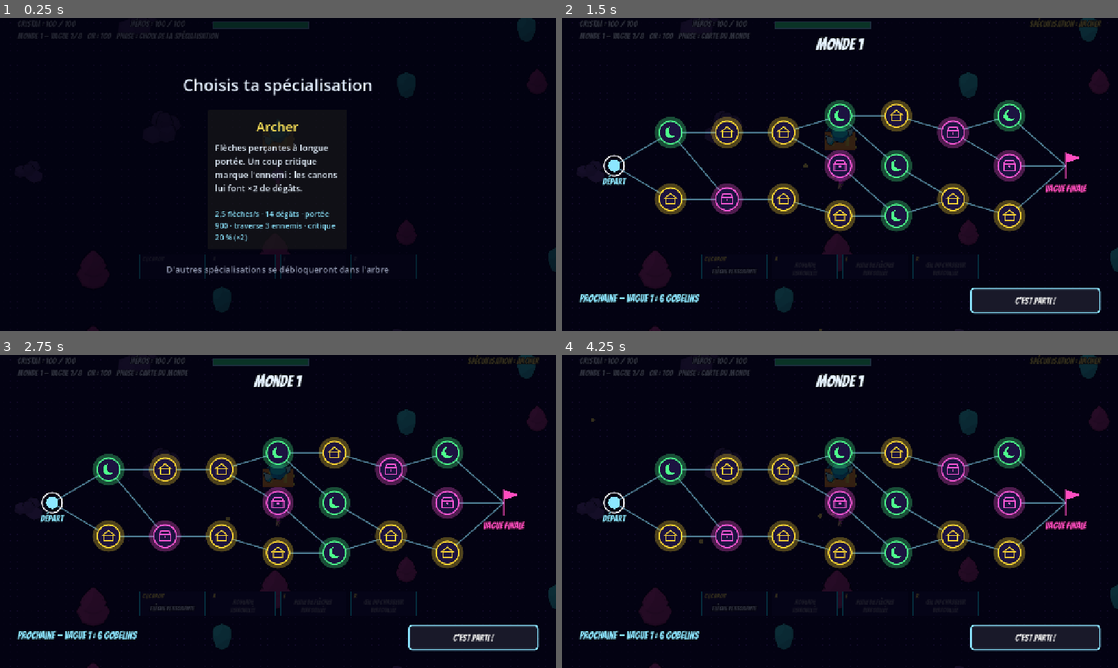
Above: before the commit, frames 1-4 (two rows, left to right).
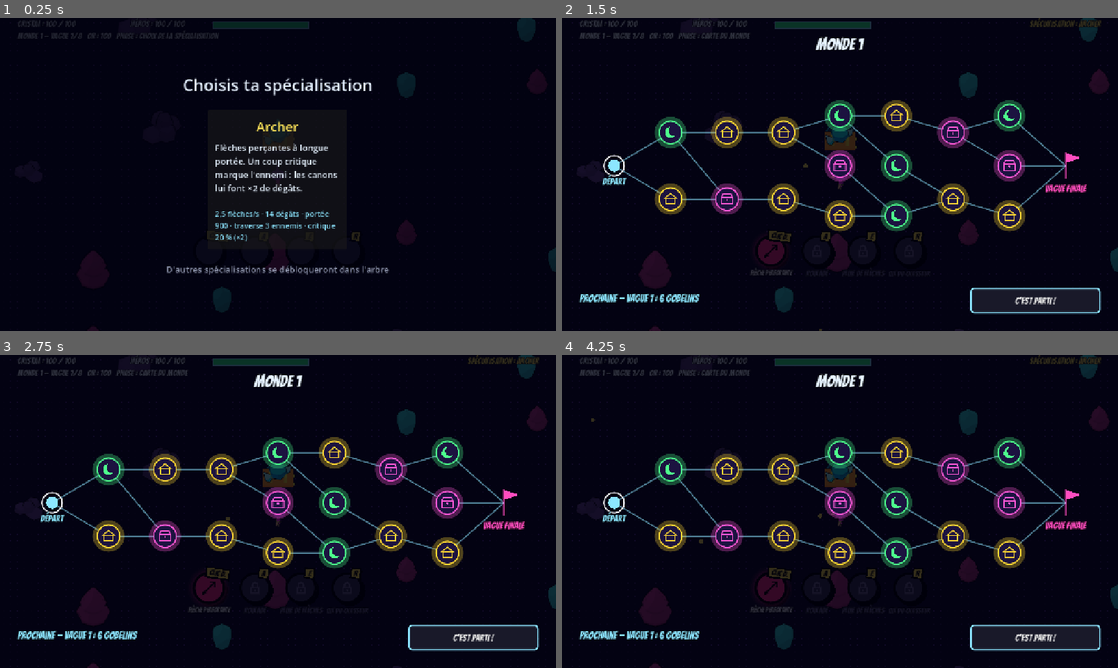
Above: after the commit, the same moments.

Repository: keutarcrash-sudo/first-game
Game: Godot game, scene res://src/game/main.tscn
The game is run twice, just before and just after one commit, with the same random seed, the same clock (stepped at 60 frames per second) and the same inputs.
Inputs (mouse positions are in pixels of both pictures, inside the frame that each line leads up to):
- Up to frame 1 (0.25 s): no input
- Up to frame 2 (1.5 s): click (840, 180) at 0.5 s; click (673, 133) at 1.27 s
- Up to frame 3 (2.75 s): click (111, 536) at 2.02 s
- Up to frame 4 (4.25 s): click (728, 470) at 2.77 s; click (728, 536) at 3.52 s

The runs differ from the first frame. In frame 1, 0.1% of the frame differs, in the area x 25-75%, y 68-84%; in frame 2, 0.9%; in frame 3, 0.9%; in frame 4, 0.9%.

Commit message:
feat: barre de compétences en badges pop
Pastilles colorées par rôle avec ombre, halo, contour noir, icônes en
traits épais (AbilityIcons, 12 compétences + cadenas), horloge de
recharge, étiquette de touche penchée et nom en Bangers réduit s'il est
trop large. Respiration quand prête, pop et flash à la fin d'une
recharge en combat. AbilityCaster enregistre la recharge réelle au
lancer (cooldown_total) ; main charge ability_bar.json et la caméra lit
AbilityBar.bottom_band_height(style).

Story: barre de compétences — Task 2

Co-Authored-By: Claude Opus 5.5 <noreply@anthropic.com>
Claude-Session: https://claude.ai/code/session_01UVM1eXdfi8dYgM4xtfgzQe

Diff:
--- a/src/abilities/ability_caster.gd
+++ b/src/abilities/ability_caster.gd
@@ -40,6 +40,7 @@
 var _rules: ProcRules
 var _abilities: Dictionary = {}  # { slot: AbilityDef }
 var _cooldowns: Dictionary = {}  # { slot: seconds left }
+var _cooldown_totals: Dictionary = {}  # { slot: full cooldown (cards included) set at the last cast }
 var _unlocked: Dictionary = {}  # { slot: true } for the slots that can be cast
 var _wet_dash_radius := 0.0  # > 0 while a dash_wet jump is in progress.
 var _wet_dash_done: Dictionary = {}  # { enemy instance id: true } already soaked by this jump
@@ -71,6 +72,7 @@
 func equip(abilities: Dictionary) -> void:
 	_abilities = abilities
 	_cooldowns.clear()
+	_cooldown_totals.clear()
 	_unlocked.clear()
 	for slot: StringName in abilities:
 		_cooldowns[slot] = 0.0
@@ -108,6 +110,17 @@
 ## Seconds left before the ability in [param slot] can be cast again (0 when ready or absent).
 func cooldown_left(slot: StringName) -> float:
 	return float(_cooldowns.get(slot, 0.0))
+
+
+## Full cooldown of [param slot] as set at its last cast (cards included), so a clock
+## can start full; 0 when it was never cast since [method equip].
+func cooldown_total(slot: StringName) -> float:
+	return float(_cooldown_totals.get(slot, 0.0))
+
+
+## True while the game is in COMBAT, the only phase where cooldowns run.
+func is_in_combat() -> bool:
+	return _state != null and _state.phase == GameState.Phase.COMBAT
 
 
 ## Leaving COMBAT cancels a jump in progress and its pending effects (flame trail, soaking).
--- a/src/game/main.gd
+++ b/src/game/main.gd
@@ -33,6 +33,7 @@
 const IMPACT_PATH := "res://assets/data/impact.json"
 const WORLD_MAP_PATH := "res://assets/data/world_map.json"
 const ITEMS_PATH := "res://assets/data/items.json"
+const ABILITY_BAR_PATH := "res://assets/data/ability_bar.json"
 ## Banner shown when a world's final wave is announced (étape 5a, spec §5).
 const FINAL_WAVE_BANNER := "VAGUE FINALE !"
 ## Banner shown when a new world starts, with its number (étape 5a, spec §5).
@@ -104,6 +105,7 @@
 	_skill_tree = null if _catalog == null else SkillTree.load_from_file(SKILL_TREE_PATH, _catalog, _specs)
 	_visuals = VisualStats.load_from_file(VISUALS_PATH)
 	var impact_stats: ImpactStats = ImpactStats.load_from_file(IMPACT_PATH)
+	var bar_style: AbilityBarStyle = AbilityBarStyle.load_from_file(ABILITY_BAR_PATH)
 	_map_generator = WorldMapGenerator.load_from_file(WORLD_MAP_PATH)
 	_item_catalog = null if _catalog == null else ItemCatalog.load_from_file(ITEMS_PATH, _rarities, _specs, rules, _ability_catalog)
 	var default_sheet: SpriteSheet = null if _visuals == null else _sheet_for(_visuals.hero_sheet("default"))
@@ -119,7 +121,7 @@
 	var cannon_sheet: SpriteSheet = null if _visuals == null else _sheet_for(_visuals.cannon_sheet)
 	var frost_sheet: SpriteSheet = null if _visuals == null else _sheet_for(_visuals.frost_sheet)
 	var crystal_sheet: SpriteSheet = null if _visuals == null else _sheet_for(_visuals.crystal_sheet)
-	if _item_catalog == null or default_sheet == null or enemy_ …(73 unchanged characters)… heet == null or impact_stats == null or _map_generator == null or _skill_tree == …(124 unchanged characters)…
+	if _item_catalog == null or default_sheet == null or enemy_ …(73 unchanged characters)… heet == null or impact_stats == null or bar_style == null or _map_generator == null or _skill_tree == …(124 unchanged characters)…
 		_hero.queue_free()
 		_crystal.queue_free()
 		_placer.queue_free()
@@ -198,7 +200,7 @@
 		_decor.setup(decor_stats, _field_rect, _crystal.global_position, _rng)
 	_camera = GameCamera.new()
 	add_child(_camera)
-	_camera.setup(_hero, _crystal, _field_rect, _state, AbilityBar.bottom_band_height())
+	_camera.setup(_hero, _crystal, _field_rect, _state, AbilityBar.bottom_band_height(bar_style))
 	_impact = ImpactFeedback.new()
 	add_child(_impact)
 	_impact.setup(impact_stats, _camera, _state)
@@ -236,7 +238,7 @@
 	add_child(_caster)
 	_caster.set_impact(_impact)
 	_caster.setup(_state, _hero, _enemies, _bullets, _field_rect, modifiers, rules)
-	_hud.bind_abilities(_caster)
+	_hud.bind_abilities(_caster, bar_style)
 	_death_screen = DeathScreen.new()
 	add_child(_death_screen)
 	_death_screen.setup(_skill_tree)
--- a/src/ui/ability_bar.gd
+++ b/src/ui/ability_bar.gd
@@ -1,39 +1,51 @@
-## The four ability boxes (étape 3a): key, ability name, and during a cooldown a
-## dark veil with the seconds left (rounded up). A box without ability shows "—".
-## Display only: reads an [AbilityCaster], never changes it.
+## The four ability discs ("badges pop"): per slot, back to front, an offset shadow,
+## a glow, the role-coloured disc with a black outline, the ability icon, the dark
+## cooldown clock with the seconds left, a tilted yellow key tag and the name below.
+## Locked: grey disc, lock and grey name. Ready: slow breathing. A cooldown that ends
+## during COMBAT pops with a white flash. Display only: reads an [AbilityCaster].
 class_name AbilityBar
 extends Control
 
 const SLOTS: Array[StringName] = [&"primary", &"a", &"e", &"r"]
-const KEY_LABELS := {&"primary": "Clic droit", &"a": "A", &"e": "E", &"r": "R"}
-const BOX_SIZE := Vector2(150.0, 56.0)
-const BOX_SPACING := 12.0
-const BOTTOM_MARGIN := 120.0  # Just above the tower buttons.
-## Gap kept between the top of the bar and anything that must stay visible above it.
-const BAND_MARGIN := 8.0
-const KEY_FONT_SIZE := 14
-const NAME_FONT_SIZE := 16
-const COOLDOWN_FONT_SIZE := 26
-const BOX_COLOR := Color("#1c1340")
-const BORDER_COLOR := Color("#19e3ff")
-const VEIL_COLOR := Color(0.0, 0.0, 0.0, 0.65)
-const TEXT_COLOR := Color(0.9, 0.95, 1.0)
-const EMPTY_COLOR := Color(0.5, 0.5, 0.55)
-const KEY_COLOR := Color(1.0, 0.9, 0.35)
+## Icon side as a share of the disc diameter (46 / 84 in the mockup).
+const ICON_RATIO := 0.55
+## Icon stroke as a share of the icon side.
+const ICON_STROKE_RATIO := 0.085
+const ARC_POINTS := 48
+const GLOW_RINGS := 3
+const GLOW_RING_STEP := 4.0  # Pixels between two glow rings.
+const CLOCK_COLOR := Color(0.04, 0.016, 0.12, 0.82)
+const FLASH_ALPHA := 0.85
+const INK_COLOR := Color(0.96, 0.96, 1.0)
+const LOCKED_INK_COLOR := Color("#6d6690")
+const KEY_TAG_COLOR := Color("#ffe14d")
+const KEY_TAG_ANGLE := 8.0  # Degrees, clockwise.
+const KEY_TAG_PADDING := Vector2(7.0, 2.0)
+const KEY_TAG_BORDER := 3.0
+const KEY_TAG_SHADOW := Vector2(3.0, 3.0)
+## Share of the key tag height that rises above the top of the disc (< 0.5, see plan).
+const KEY_TAG_RISE := 0.4
 
 var _caster: AbilityCaster
-
-
-## Binds the bar to [param caster] and keeps it up to date.
-func setup(caster: AbilityCaster) -> void:
+var _style: AbilityBarStyle
+var _time := 0.0  # Seconds since setup, drives the breathing.
+var _last_left: Dictionary = {}  # { slot: cooldown left seen on the previous frame }
+var _pop_start: Dictionary = {}  # { slot: _time when its cooldown ended in COMBAT }
+
+
+## Binds the bar to [param caster], drawn with [param style], and keeps it up to date.
+func setup(caster: AbilityCaster, style: AbilityBarStyle) -> void:
 	_caster = caster
+	_style = style
 	caster.cooldowns_changed.connect(queue_redraw)
-	var total_width: float = BOX_SIZE.x * SLOTS.size() + BOX_SPACING * (SLOTS.size() - 1)
+	for slot: StringName in SLOTS:
+		_last_left[slot] = caster.cooldown_left(slot)
+	var total_width: float = style.disc_diameter * SLOTS.size() + style.spacing * (SLOTS.size() - 1)
 	set_anchors_preset(Control.PRESET_CENTER_BOTTOM)
 	offset_left = -total_width * 0.5
 	offset_right = total_width * 0.5
-	offset_top = -(BOTTOM_MARGIN + BOX_SIZE.y)
-	offset_bottom = -BOTTOM_MARGIN
+	offset_bottom = -style.bottom_margin
+	offset_top = -(style.bottom_band_height() - style.band_margin)
 	mouse_filter = Control.MOUSE_FILTER_IGNORE
 	queue_redraw()
 
@@ -41,42 +53,148 @@
 ## Height in screen pixels of the bottom HUD band (tower buttons, this bar and a
 ## small margin): what lies below it on screen is hidden. The one source of this
 ## value; [GameCamera] keeps the crystal above it.
-static func bottom_band_height() -> float:
-	return BOTTOM_MARGIN + BOX_SIZE.y + BAND_MARGIN
-
-
-func _process(_delta: float) -> void:
-	# Smooth veil while a cooldown runs.
-	if _caster == null:
-		return
+static func bottom_band_height(style: AbilityBarStyle) -> float:
+	return style.bottom_band_height()
+
+
+func _process(delta: float) -> void:
+	if _caster == null or _style == null:
+		return
+	_time += delta
+	var in_combat: bool = _caster.is_in_combat()
+	var animated := false
 	for slot: StringName in SLOTS:
-		if _caster.cooldown_left(slot) > 0.0:
-			queue_redraw()
-			return
+		var left: float = _caster.cooldown_left(slot)
+		var before: float = float(_last_left.get(slot, 0.0))
+		_last_left[slot] = left
+		# Pop only when a running cooldown reaches 0 in COMBAT: an unlock, a new
+		# specialization or a phase change never pops.
+		if in_combat and before > 0.0 and left <= 0.0 and _caster.is_unlocked(slot):
+			_pop_start[slot] = _time
+		if _caster.ability(slot) != null and _caster.is_unlocked(slot):
+			animated = true  # Breathing, clock or pop: all move every frame.
+	if animated:
+		queue_redraw()
 
 
 func _draw() -> void:
-	if _caster == null:
-		return
-	var font: Font = NeonFonts.title()
-	var number_font: Font = NeonFonts.numbers()
+	if _caster == null or _style == null:
+		return
+	var title_font: Font = _font_or_fallback(NeonFonts.title())
+	var number_font: Font = _font_or_fallback(NeonFonts.numbers())
+	var radius: float = _style.disc_diameter * 0.5
 	for i: int in SLOTS.size():
 		var slot: StringName = SLOTS[i]
-		var box := Rect2(Vector2(i * (BOX_SIZE.x + BOX_SPACING), 0.0), BOX_SIZE)
-		draw_rect(box, BOX_COLOR)
-		draw_rect(box, BORDER_COLOR, false, 2.0)
+		var center := Vector2(radius + i * (_style.disc_diameter + _style.spacing), radius)
 		var def: AbilityDef = _caster.ability(slot)
-		draw_string(font, box.position + Vector2(6.0, 16.0), KEY_LABELS[slot], HORIZONTAL_ALIGNMENT_LEFT, BOX_SIZE.x - 12.0, KEY_FONT_SIZE, KEY_COLOR if def != null else EMPTY_COLOR)
-		if def == null:
-			draw_string(font, box.position + Vector2(0.0, 42.0), "—", HORIZONTAL_ALIGNMENT_CENTER, BOX_SIZE.x, NAME_FONT_SIZE, EMPTY_COLOR)
-			continue
-		if not _caster.is_unlocked(slot):
-			draw_string(font, box.position + Vector2(0.0, 30.0), def.display_name, HORIZONTAL_ALIGNMENT_CENTER, BOX_SIZE.x, NAME_FONT_SIZE, EMPTY_COLOR)
-			draw_string(font, box.position + Vector2(0.0, 48.0), "verrouillée", HORIZONTAL_ALIGNMENT_CENTER, BOX_SIZE.x, KEY_FONT_SIZE, EMPTY_COLOR)
-			continue
-		draw_string_outline(font, box.position + Vector2(0.0, 44.0), def.display_name, HORIZONTAL_ALIGNMENT_CENTER, BOX_SIZE.x, NAME_FONT_SIZE, NeonFonts.OUTLINE_SIZE, Color.BLACK)
-		draw_string(font, box.position + Vector2(0.0, 44.0), def.display_name, HORIZONTAL_ALIGNMENT_CENTER, BOX_SIZE.x, NAME_FONT_SIZE, TEXT_COLOR)
+		var unlocked: bool = def != null and _caster.is_unlocked(slot)
+		draw_set_transform(center, 0.0, Vector2.ONE * _disc_scale(slot, unlocked))
+		_draw_disc(slot, def, unlocked, radius, number_font)
+		draw_set_transform(Vector2.ZERO, 0.0, Vector2.ONE)
+		_draw_key_tag(slot, center, radius, title_font)
+		_draw_name(def, unlocked, center, title_font)
+
+
+## Breathing while ready, pop right after a cooldown ends (no breathing meanwhile), else 1.
+func _disc_scale(slot: StringName, unlocked: bool) -> float:
+	if not unlocked:
+		return 1.0
+	if _pop_start.has(slot):
+		var since: float = _time - float(_pop_start[slot])
+		if since < _style.pop_duration:
+			return _style.pop_scale(since)
+		_pop_start.erase(slot)
+	if _caster.cooldown_left(slot) > 0.0:
+		return 1.0
+	return _style.breath_scale(_time)
+
+
+## Layers 1 to 5 around the origin (the transform places and scales the disc).
+func _draw_disc(slot: StringName, def: AbilityDef, unlocked: bool, radius: float, number_font: Font) -> void:
+	var color: Color = _style.color_of(slot) if unlocked else _style.locked_color
+	draw_circle(_style.shadow_offset, radius, Color.BLACK)
+	if unlocked:
+		for k: int in GLOW_RINGS:
+			var alpha: float = _style.glow_alpha * float(GLOW_RINGS - k) / float(GLOW_RINGS + 1)
+			draw_circle(Vector2.ZERO, radius + GLOW_RING_STEP * (k + 1), Color(color, alpha * 0.5))
+	draw_circle(Vector2.ZERO, radius, color)
+	var icon_size: float = _style.disc_diameter * ICON_RATIO
+	var stroke: float = icon_size * ICON_STROKE_RATIO
+	if def == null:
+		pass  # No ability in this slot: plain grey disc.
+	elif unlocked:
+		AbilityIcons.draw_icon(self, def.id, Vector2.ZERO, icon_size, Color.BLACK, stroke)
+	else:
+		AbilityIcons.draw_lock(self, Vector2.ZERO, icon_size, LOCKED_INK_COLOR, stroke)
+	var inner: float = radius - _style.outline_px
+	if unlocked:
 		var left: float = _caster.cooldown_left(slot)
 		if left > 0.0:
-			draw_rect(box, VEIL_COLOR)
-			draw_string(number_font, box.position + Vector2(0.0, 38.0), str(ceili(left)), HORIZONTAL_ALIGNMENT_CENTER, BOX_SIZE.x, COOLDOWN_FONT_SIZE, TEXT_COLOR)
+			_draw_clock(AbilityBarStyle.cooldown_fraction(left, _caster.cooldown_total(slot)), inner)
+			_draw_centered_text(number_font, str(ceili(left)), Vector2.ZERO, _style.cooldown_font_size, INK_COLOR)
+		if _pop_start.has(slot):
+			var flash: float = _style.pop_flash(_time - float(_pop_start[slot]))
+			if flash > 0.0:
+				draw_circle(Vector2.ZERO, inner, Color(1.0, 1.0, 1.0, flash * FLASH_ALPHA))
+	draw_arc(Vector2.ZERO, radius - _style.outline_px * 0.5, 0.0, TAU, ARC_POINTS, Color.BLACK, _style.outline_px, true)
+
+
+## Dark sector covering [param fraction] of the disc, from noon, clockwise.
+func _draw_clock(fraction: float, radius: float) -> void:
+	if fraction <= 0.0:
+		return
+	if fraction >= 1.0:
+		draw_circle(Vector2.ZERO, radius, CLOCK_COLOR)
+		return
+	var steps: int = maxi(2, ceili(ARC_POINTS * fraction))
+	var points := PackedVector2Array([Vector2.ZERO])
+	for i: int in steps + 1:
+		# Screen y points down, so a growing angle turns clockwise; -PI/2 is noon.
+		var angle: float = -PI * 0.5 + TAU * fraction * float(i) / float(steps)
+		points.append(Vector2(cos(angle), sin(angle)) * radius)
+	draw_colored_polygon(points, CLOCK_COLOR)
+
+
+## Layer 6: yellow tag with the key, tilted, at the top right of the disc.
+func _draw_key_tag(slot: StringName, center: Vector2, radius: float, font: Font) -> void:
+	var text: String = str(_style.key_labels.get(slot, ""))
+	var font_size: int = _style.key_font_size
+	var tag_size := Vector2(font.get_string_size(text, HORIZONTAL_ALIGNMENT_LEFT, -1, font_size).x, float(font_size)) + KEY_TAG_PADDING * 2.0
+	var right_limit: float = center.x + radius + _style.spacing * 0.4
+	var tag_center := Vector2(minf(center.x + radius * 0.55, right_limit - tag_size.x * 0.5), center.y - radius + tag_size.y * (0.5 - KEY_TAG_RISE))
+	var rect := Rect2(-tag_size * 0.5, tag_size)
+	draw_set_transform(tag_center, deg_to_rad(KEY_TAG_ANGLE), Vector2.ONE)
+	draw_rect(Rect2(rect.position + KEY_TAG_SHADOW, rect.size), Color.BLACK)
+	draw_rect(rect, KEY_TAG_COLOR)
+	draw_rect(rect, Color.BLACK, false, KEY_TAG_BORDER)
+	_draw_centered_text(font, text, Vector2.ZERO, font_size, Color.BLACK, 0)
+	draw_set_transform(Vector2.ZERO, 0.0, Vector2.ONE)
+
+
+## Layer 7: the name under the disc, Bangers with a black outline, shrunk to fit its slot.
+func _draw_name(def: AbilityDef, unlocked: bool, center: Vector2, font: Font) -> void:
+	var text: String = "—" if def == null else def.display_name
+	var outline: int = roundi(_style.outline_px)
+	var room: float = _style.disc_diameter + _style.spacing - outline
+	var font_size: int = _style.name_font_size
+	var width: float = font.get_string_size(text, HORIZONTAL_ALIGNMENT_LEFT, -1, font_size).x
+	if width > room:
+		font_size = maxi(1, floori(font_size * room / width))
+	var baseline := Vector2(center.x - room * 0.5, _style.disc_diameter + _style.name_gap + font.get_ascent(font_size))
+	var color: Color = INK_COLOR if unlocked else LOCKED_INK_COLOR
+	draw_string_outline(font, baseline, text, HORIZONTAL_ALIGNMENT_CENTER, room, font_size, outline, Color.BLACK)
+	draw_string(font, baseline, text, HORIZONTAL_ALIGNMENT_CENTER, room, font_size, color)
+
+
+## [param text] centred on [param at], with a black outline when [param outline] > 0.
+func _draw_centered_text(font: Font, text: String, at: Vector2, font_size: int, color: Color, outline: int = -1) -> void:
+	var text_size: Vector2 = font.get_string_size(text, HORIZONTAL_ALIGNMENT_LEFT, -1, font_size)
+	var pos := Vector2(at.x - text_size.x * 0.5, at.y + (font.get_ascent(font_size) - font.get_descent(font_size)) * 0.5)
+	var outline_size: int = NeonFonts.OUTLINE_SIZE if outline < 0 else outline
+	if outline_size > 0:
+		draw_string_outline(font, pos, text, HORIZONTAL_ALIGNMENT_LEFT, -1, font_size, outline_size, Color.BLACK)
+	draw_string(font, pos, text, HORIZONTAL_ALIGNMENT_LEFT, -1, font_size, color)
+
+
+func _font_or_fallback(font: Font) -> Font:
+	return font if font != null else ThemeDB.fallback_font
--- /dev/null
+++ b/src/ui/ability_icons.gd
@@ -0,0 +1,175 @@
+## Line icons of the 12 abilities and the lock, drawn with thick round-ended strokes
+## on any [CanvasItem] during its draw. Shapes are laid out in a 48 x 48 box (as in the
+## approved mockup) and scaled to [code]size[/code]. An unknown id draws a "?".
+class_name AbilityIcons
+extends RefCounted
+
+## Draws the icon of [param ability_id] centred on [param center], [param size] pixels
+## wide, in [param color] with strokes [param width] pixels thick.
+static func draw_icon(canvas: CanvasItem, ability_id: String, center: Vector2, size: float, color: Color, width: float) -> void:
+	var pen := _Pen.new(canvas, center, size, color, width)
+	match ability_id:
+		"fleche_perforante":
+			pen.poly([8, 40, 40, 8])
+			pen.poly([28, 8, 40, 8, 40, 20])
+			pen.poly([8, 40, 14, 38, 10, 34], true)
+		"roulade":
+			pen.arc(24, 24, 13, 0.0, TAU)
+			pen.poly([33, 19, 37, 24, 41, 19])
+		"pluie_de_fleches":
+			for x: float in [12.0, 24.0, 36.0]:
+				pen.poly([x, 6 if x == 24.0 else 8, x, 24])
+				pen.poly([x - 4, 30, x, 40, x + 4, 30])
+		"oeil_du_chasseur":
+			pen.curve(6, 24, 24, 6, 42, 24)
+			pen.curve(6, 24, 24, 42, 42, 24)
+			pen.arc(24, 24, 6, 0.0, TAU)
+			pen.dot(24, 24, 2.5)
+			pen.poly([24, 3, 24, 9])
+			pen.poly([24, 39, 24, 45])
+		"boule_de_feu":
+			pen.arc(24, 30, 10, 0.0, TAU)
+			pen.poly([15, 25, 13, 10, 20, 17, 24, 4, 28, 17, 35, 10, 33, 25])
+		"bond_enflamme":
+			pen.curve(8, 36, 22, 2, 38, 30)
+			pen.poly([31, 29, 38, 31, 40, 24])
+			pen.poly([10, 44, 8, 38, 12, 40, 15, 33, 18, 40, 22, 37, 20, 44], true)
+		"mur_de_feu":
+			pen.poly([4, 42, 44, 42])
+			for x: float in [6.0, 18.0, 30.0]:
+				pen.poly([x, 42, x - 1, 32, x + 3, 35, x + 6, 22, x + 9, 33, x + 12, 29, x + 12, 42])
+		"meteore":
+			pen.arc(19, 29, 9, 0.0, TAU)
+			pen.poly([26, 21, 38, 8])
+			pen.poly([29, 26, 42, 17])
+			pen.poly([21, 19, 30, 6])
+			pen.poly([4, 44, 34, 44])
+		"vague":
+			pen.curve(8, 34, 16, 14, 30, 15)
+			pen.arc(30, 22, 7, deg_to_rad(-90.0), deg_to_rad(140.0))
+			pen.sine(40, 3, 4, 44, 2)
+		"glissade":
+			pen.drop(33, 12, 30, 8)
+			pen.poly([6, 18, 20, 18])
+			pen.poly([4, 28, 18, 28])
+			pen.poly([8, 38, 22, 38])
+		"flaque":
+			pen.drop(24, 4, 18, 6)
+			pen.ellipse(24, 36, 18, 7)
+			pen.ellipse(24, 36, 8, 3)
+		"raz_de_maree":
+			pen.curve(4, 34, 8, 2, 32, 5)
+			pen.arc(32, 13, 8, deg_to_rad(-90.0), deg_to_rad(140.0))
+			pen.sine(37, 3, 2, 46, 3)
+			pen.sine(44, 2, 2, 46, 3)
+		_:
+			_question(pen)
+
+
+## Draws the lock (same parameters as [method draw_icon]).
+static func draw_lock(canvas: CanvasItem, center: Vector2, size: float, color: Color, width: float) -> void:
+	var pen := _Pen.new(canvas, center, size, color, width)
+	pen.poly([13, 22, 35, 22, 35, 39, 13, 39], true)
+	pen.poly([17, 22, 17, 16])
+	pen.poly([31, 22, 31, 16])
+	pen.arc(24, 16, 7, PI, TAU)
+	pen.dot(24, 30, 2.5)
+
+
+static func _question(pen: _Pen) -> void:
+	pen.arc(24, 17, 8, PI, TAU + deg_to_rad(70.0))
+	pen.poly([26.7, 24.5, 24, 30])
+	pen.dot(24, 38, 2.5)
+
+
+## Draws strokes given in box coordinates, scaled and centred on the canvas.
+class _Pen:
+	## Side of the box the shapes are written in.
+	const BOX := 48.0
+	const ARC_POINTS := 24
+	const CURVE_POINTS := 12
+
+	var canvas: CanvasItem
+	var center: Vector2
+	var scale: float
+	var color: Color
+	var width: float
+
+	func _init(on: CanvasItem, at: Vector2, size: float, ink: Color, stroke_width: float) -> void:
+		canvas = on
+		center = at
+		scale = size / BOX
+		color = ink
+		width = stroke_width
+
+	## Box point (x, y) on the canvas.
+	func pt(x: float, y: float) -> Vector2:
+		return center + (Vector2(x, y) - Vector2(BOX, BOX) * 0.5) * scale
+
+	## Polyline through flat box coordinates [x0, y0, x1, y1, ...], optionally closed.
+	func poly(coords: Array, closed: bool = false) -> void:
+		var points := PackedVector2Array()
+		for i: int in range(0, coords.size() - 1, 2):
+			points.append(pt(float(coords[i]), float(coords[i + 1])))
+		if closed and points.size() > 2:
+			points.append(points[0])
+		stroke(points)
+
+	## Arc of a box circle from [param from_angle] to [param to_angle] (radians, clockwise on screen).
+	func arc(cx: float, cy: float, radius: float, from_angle: float, to_angle: float) -> void:
+		var points := PackedVector2Array()
+		for i: int in ARC_POINTS + 1:
+			var a: float = lerpf(from_angle, to_angle, float(i) / ARC_POINTS)
+			points.append(pt(cx + cos(a) * radius, cy + sin(a) * radius))
+		stroke(points)
+
+	## Quadratic curve from (x0, y0) to (x2, y2) pulled toward (x1, y1).
+	func curve(x0: float, y0: float, x1: float, y1: float, x2: float, y2: float) -> void:
+		var points := PackedVector2Array()
+		for i: int in CURVE_POINTS + 1:
+			var t: float = float(i) / CURVE_POINTS
+			var a: Vector2 = Vector2(x0, y0).lerp(Vector2(x1, y1), t)
+			var b: Vector2 = Vector2(x1, y1).lerp(Vector2(x2, y2), t)
+			var p: Vector2 = a.lerp(b, t)
+			points.append(pt(p.x, p.y))
+		stroke(points)
+
+	## Horizontal wave at height [param y], [param amplitude] high, [param waves] periods from x0 to x1.
+	func sine(y: float, amplitude: float, x0: float, x1: float, waves: int) -> void:
+		var points := PackedVector2Array()
+		var count: int = ARC_POINTS * waves
+		for i: int in count + 1:
+			var t: float = float(i) / count
+			points.append(pt(lerpf(x0, x1, t), y + sin(t * TAU * waves) * amplitude))
+		stroke(points)
+
+	func ellipse(cx: float, cy: float, rx: float, ry: float) -> void:
+		var points := PackedVector2Array()
+		for i: int in ARC_POINTS + 1:
+			var a: float = TAU * float(i) / ARC_POINTS
+			points.append(pt(cx + cos(a) * rx, cy + sin(a) * ry))
+		stroke(points)
+
+	## Water drop: tip at (x, tip_y), round bottom of [param radius] centred at (x, bottom_y).
+	func drop(x: float, tip_y: float, bottom_y: float, radius: float) -> void:
+		var reach: float = maxf(bottom_y - tip_y, radius + 1.0)
+		var side: float = PI * 0.5 - asin(radius / reach)  # Angle from straight up to a tangent point.
+		var points := PackedVector2Array()
+		points.append(pt(x, tip_y))
+		for i: int in ARC_POINTS + 1:
+			var a: float = lerpf(-PI * 0.5 + side, -PI * 0.5 + TAU - side, float(i) / ARC_POINTS)
+			points.append(pt(x + cos(a) * radius, bottom_y + sin(a) * radius))
+		points.append(pt(x, tip_y))
+		stroke(points)
+
+	## Filled dot of box radius [param radius].
+	func dot(cx: float, cy: float, radius: float) -> void:
+		canvas.draw_circle(pt(cx, cy), radius * scale, color)
+
+	## Thick polyline with round joints and ends.
+	func stroke(points: PackedVector2Array) -> void:
+		if points.size() < 2:
+			return
+		canvas.draw_polyline(points, color, width, true)
+		for p: Vector2 in points:
+			canvas.draw_circle(p, width * 0.5, color)
--- a/src/ui/crystal_hud.gd
+++ b/src/ui/crystal_hud.gd
@@ -184,11 +184,11 @@
 	_frost_button.text = "Glace — %d or" % _tower_modifiers.tower_cost(_tower_stats.frost_cost)
 
 
-## Shows the four ability boxes of [param caster], above the tower buttons.
-func bind_abilities(caster: AbilityCaster) -> void:
+## Shows the four ability discs of [param caster], drawn with [param style], above the tower buttons.
+func bind_abilities(caster: AbilityCaster, style: AbilityBarStyle) -> void:
 	var bar := AbilityBar.new()
 	add_child(bar)
-	bar.setup(caster)
+	bar.setup(caster, style)
 
 
 ## Shows "Pas assez d'or" for about a second.
